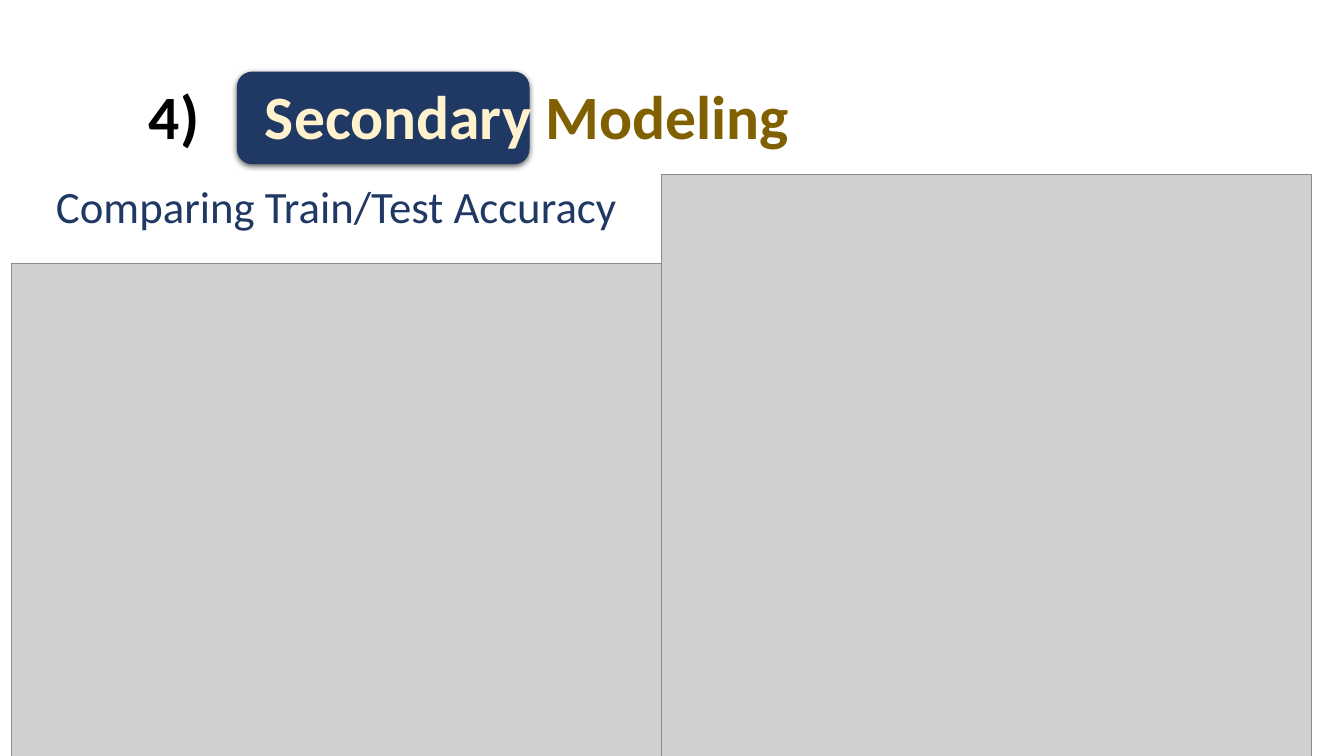
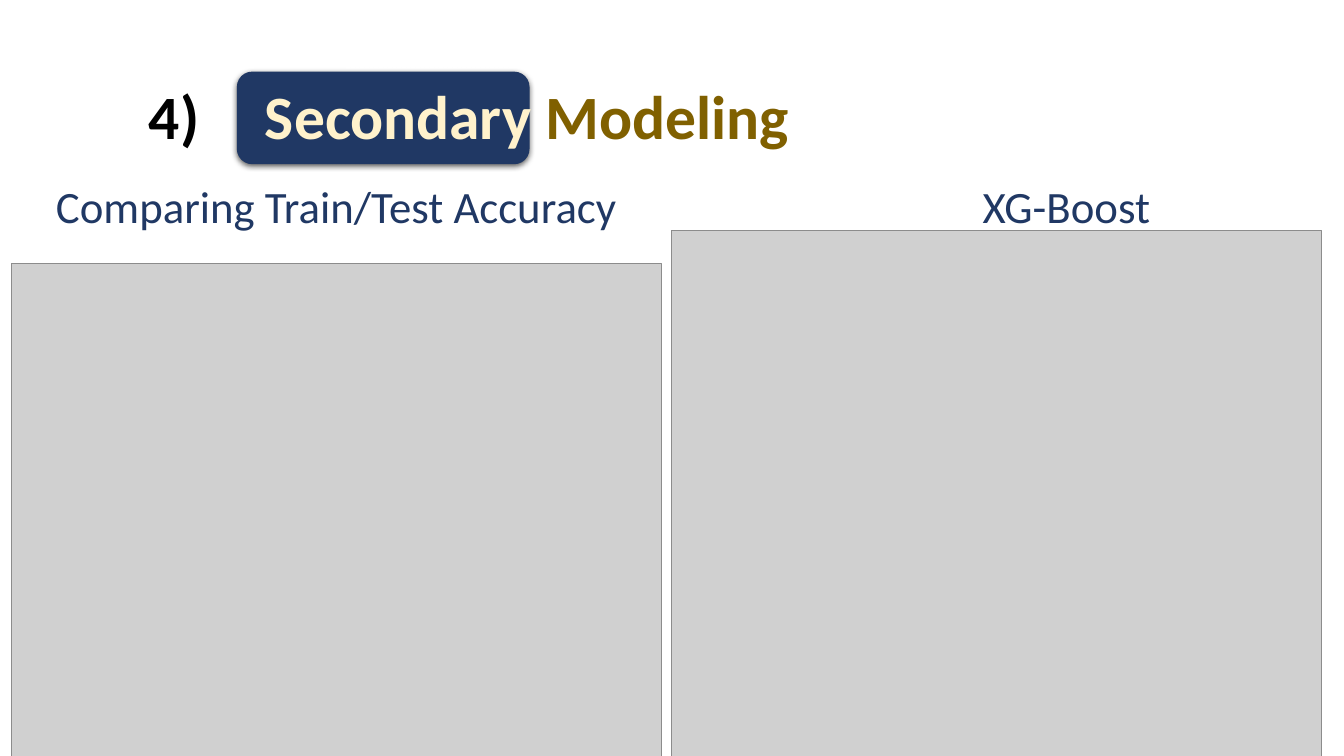
Before and after one commit to Tinsae/Thinkful-Data-Science, a slide deck: slide 22 of DS/Unit 3/Capstone_Presentation1.pptx (slide 20 before the commit). Drawn at 1344x756 pixels with LibreOffice and Linux fonts; fonts in the diff are those of the drawing; grey boxes stand for pictures. Boxes give left, top, right and bottom in pixels: in the first picture for what was removed or moved away, otherwise in the second. Text is boxed around its words. In the diff, an @@ line names an element or a change of style, - is before the commit and + after.

```diff
--- a/DS/Unit 3/Capstone_Presentation1.pptx
+++ b/DS/Unit 3/Capstone_Presentation1.pptx
@@ text added at (x1=983, y1=194, x2=1150, y2=235), 32 pt, text #203864 @@
+XG-Boost
@@ picture resized from (x1=661, y1=174, x2=1312, y2=756) to (x1=673, y1=231, x2=1323, y2=756) @@
```
Also in this commit, not shown: 1 other slide changed, 3 slides added, 3 other files.
